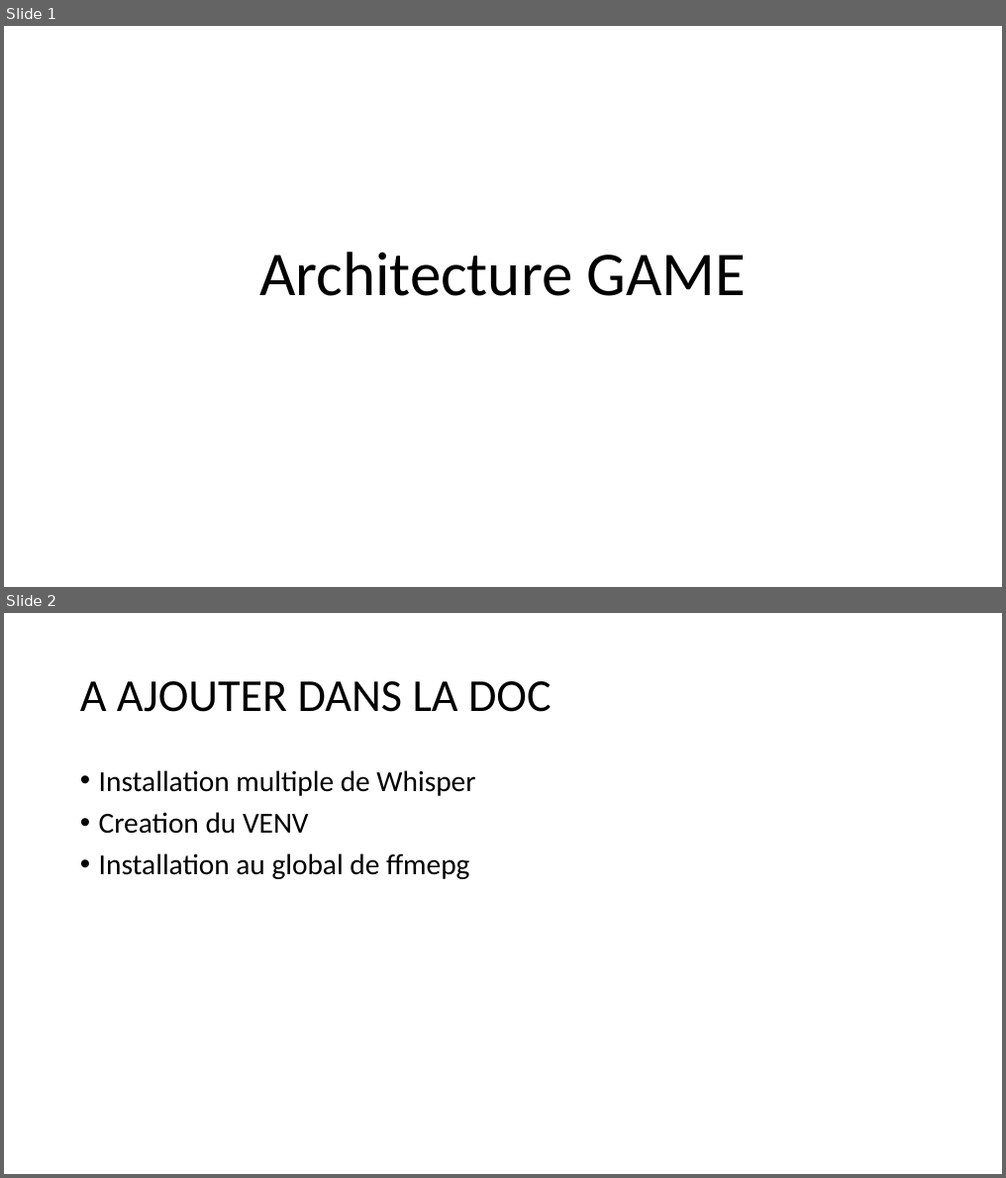
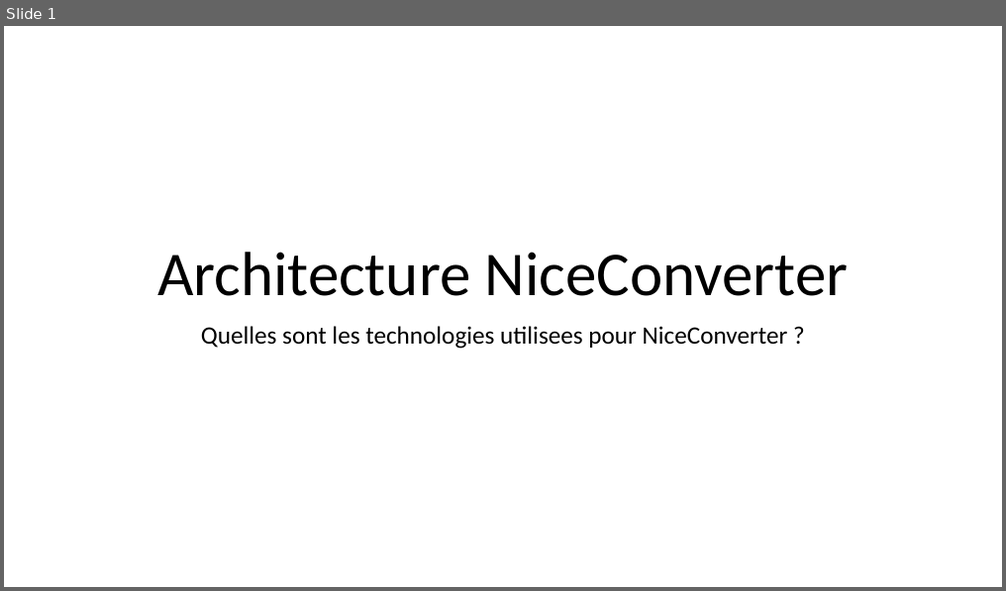
Before and after one commit to monpetit-trade/game, a slide deck: doc/ppt/Architecture.pptx. Shown one above the other, each under a label of ours: slides 1 and 2 before the commit, slide 1 after it. The pictures are 1006x1178 and 1006x591 pixels, drawn with LibreOffice and Linux fonts; fonts in the diff are those of the drawing. Boxes give left, top, right and bottom in pixels: in the first picture for what was removed or moved away, otherwise in the second. Text is boxed around its words. In the diff, an @@ line names an element or a change of style, - is before the commit and + after.

```diff
--- a/doc/ppt/Architecture.pptx
+++ b/doc/ppt/Architecture.pptx
@@ slide 2 removed at (x1=4, y1=613, x2=1002, y2=1174), background #FFFFFF @@
@@ title removed at (x1=80, y1=681, x2=551, y2=712) @@
-A AJOUTER DANS LA DOC
@@ text removed at (x1=99, y1=770, x2=475, y2=879) @@
-• Installation multiple de Whisper
-• Creation du VENV
-• Installation au global de ffmepg
@@ slide 1 changed as well @@
@@ title at (x1=157, y1=252, x2=848, y2=296): text changed @@
-Architecture GAME
+Architecture NiceConverter
@@ subtitle added at (x1=201, y1=326, x2=788, y2=349), 24 pt, text #000000 @@
+Quelles sont les technologies utilisees pour NiceConverter ?
```
Also in this commit, not shown: 6 slides added, 5 other slides removed, 16 other files.
